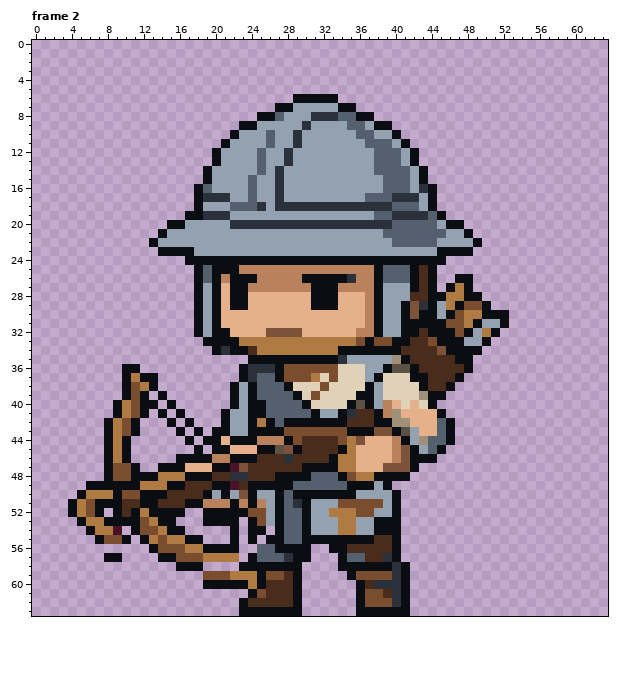
Pixel-art file: ArtSource/GuardIdles/CrossbowGuard_Idle.aseprite. The picture above was drawn from the file before the commit.
64x64 pixels, 9 frames. Shown: frame 2. The commit also changed other frames, which this record leaves out.
The same view after the edit:
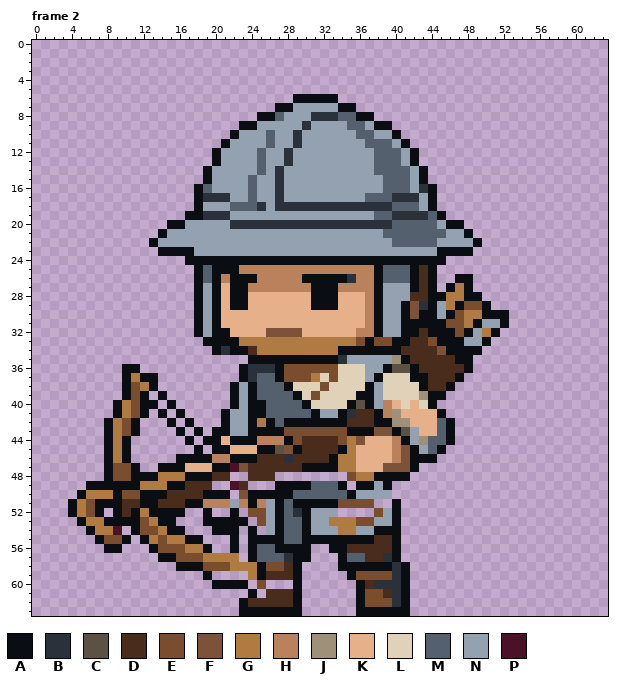
Palette (. is transparent): A #0a0d11  B #2b313a  C #5b5145  D #4a2c1c  E #7a4d2e  F #7c5238  G #b07a43  H #b9825d  J #9f907a  K #e6b08a  L #e0d2b8  M #55606e  N #93a1b0  P #4b1127
Message: Unify enemy idles from Miner through King and repair held props
Changes in this commit:
{"where": "frame 2"}
{"frame":2,"y":48,"x":22,"old":"BB","new":".."}
{"frame":2,"y":48,"x":27,"old":"AAAAMMMA","new":"........"}
{"frame":2,"y":49,"x":20,"old":"AA","new":".."}
{"frame":2,"y":49,"x":24,"old":"AAA","new":"..."}
{"frame":2,"y":49,"x":29,"old":"MM","new":"AA"}
{"frame":2,"y":49,"x":34,"old":"MA","new":"A."}
{"frame":2,"y":50,"x":20,"old":"N","new":"A"}
{"frame":2,"y":50,"x":22,"old":"N","new":"."}
{"frame":2,"y":50,"x":25,"old":"NN","new":"AA"}
{"frame":2,"y":50,"x":28,"old":"MAAAAAA","new":"AMMMMMM"}
{"frame":2,"y":50,"x":40,"old":"A","new":"."}
{"frame":2,"y":51,"x":22,"old":"A","new":"N"}
{"frame":2,"y":51,"x":29,"old":"B","new":"A"}
{"frame":2,"y":51,"x":31,"old":"NNN","new":"AAA"}
{"frame":2,"y":51,"x":38,"old":"EN","new":".."}
{"frame":2,"y":52,"x":20,"old":"AA","new":".."}
{"frame":2,"y":52,"x":23,"old":"A","new":"."}
{"frame":2,"y":52,"x":29,"old":"M","new":"B"}
{"frame":2,"y":52,"x":33,"old":"GGGEEN","new":"N....E"}
{"frame":2,"y":53,"x":23,"old":".A","new":"A."}
{"frame":2,"y":53,"x":33,"old":"N","new":"G"}
{"frame":2,"y":53,"x":36,"old":"NNAA","new":"EENN"}
{"frame":2,"y":54,"x":20,"old":"..","new":"AA"}
{"frame":2,"y":54,"x":25,"old":"A.","new":".N"}
{"frame":2,"y":55,"x":25,"old":".","new":"A"}
{"frame":2,"y":56,"x":8,"old":"..","new":"AA"}
{"frame":2,"y":56,"x":20,"old":"AA","new":".."}
{"frame":2,"y":56,"x":24,"old":".","new":"A"}
{"frame":2,"y":57,"x":8,"old":"AA","new":".."}
{"frame":2,"y":58,"x":19,"old":"....AA","new":"EEEGGG"}
{"frame":2,"y":58,"x":26,"old":"AAA","new":"EED"}
{"frame":2,"y":59,"x":19,"old":"EEEGG","new":"A...."}
{"frame":2,"y":59,"x":26,"old":"EE","new":"DD"}
{"frame":2,"y":60,"x":19,"old":"A","new":"."}
{"frame":2,"y":60,"x":24,"old":"GADDD","new":".E..."}
{"frame":2,"y":61,"x":25,"old":"E","new":"."}
